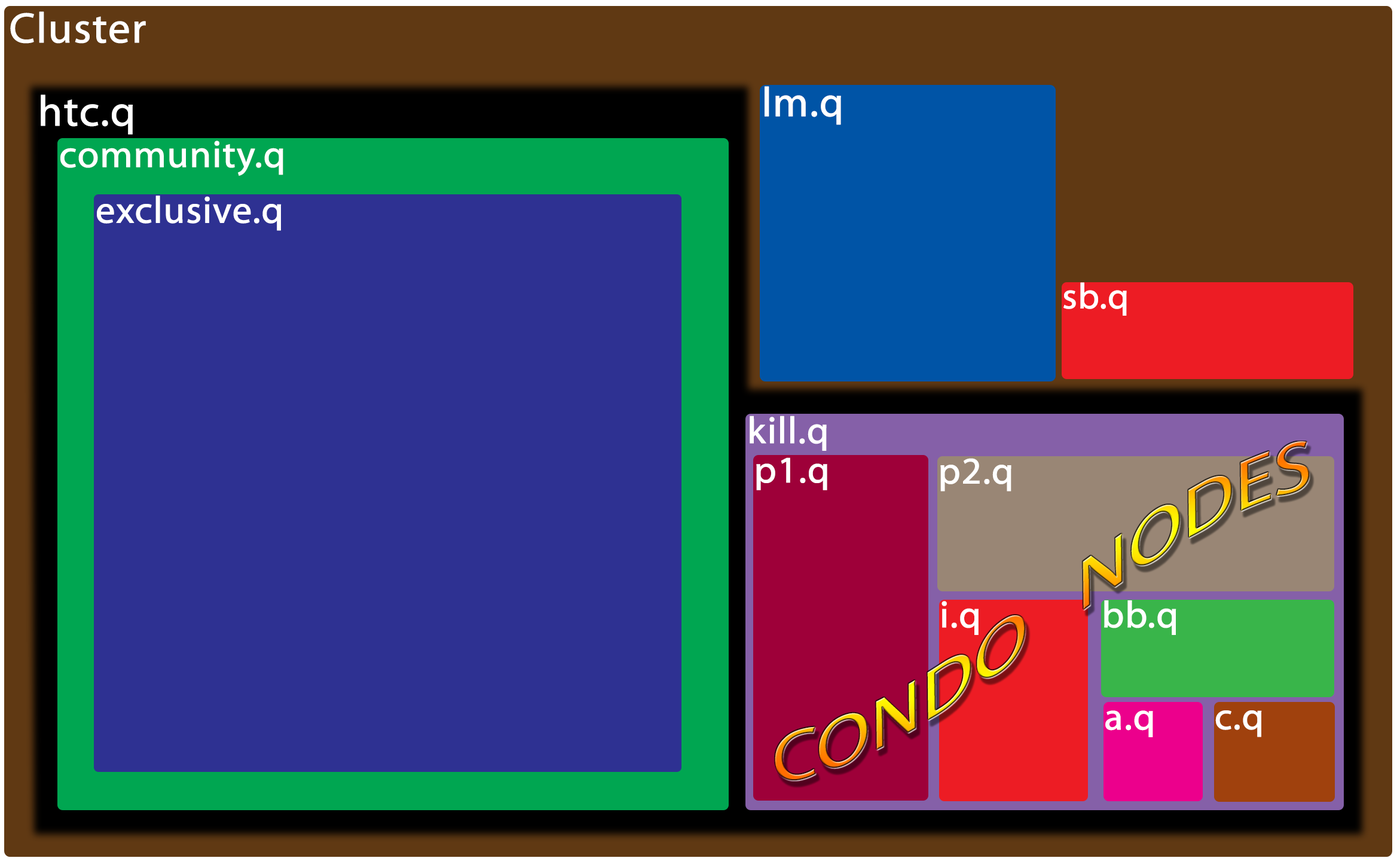
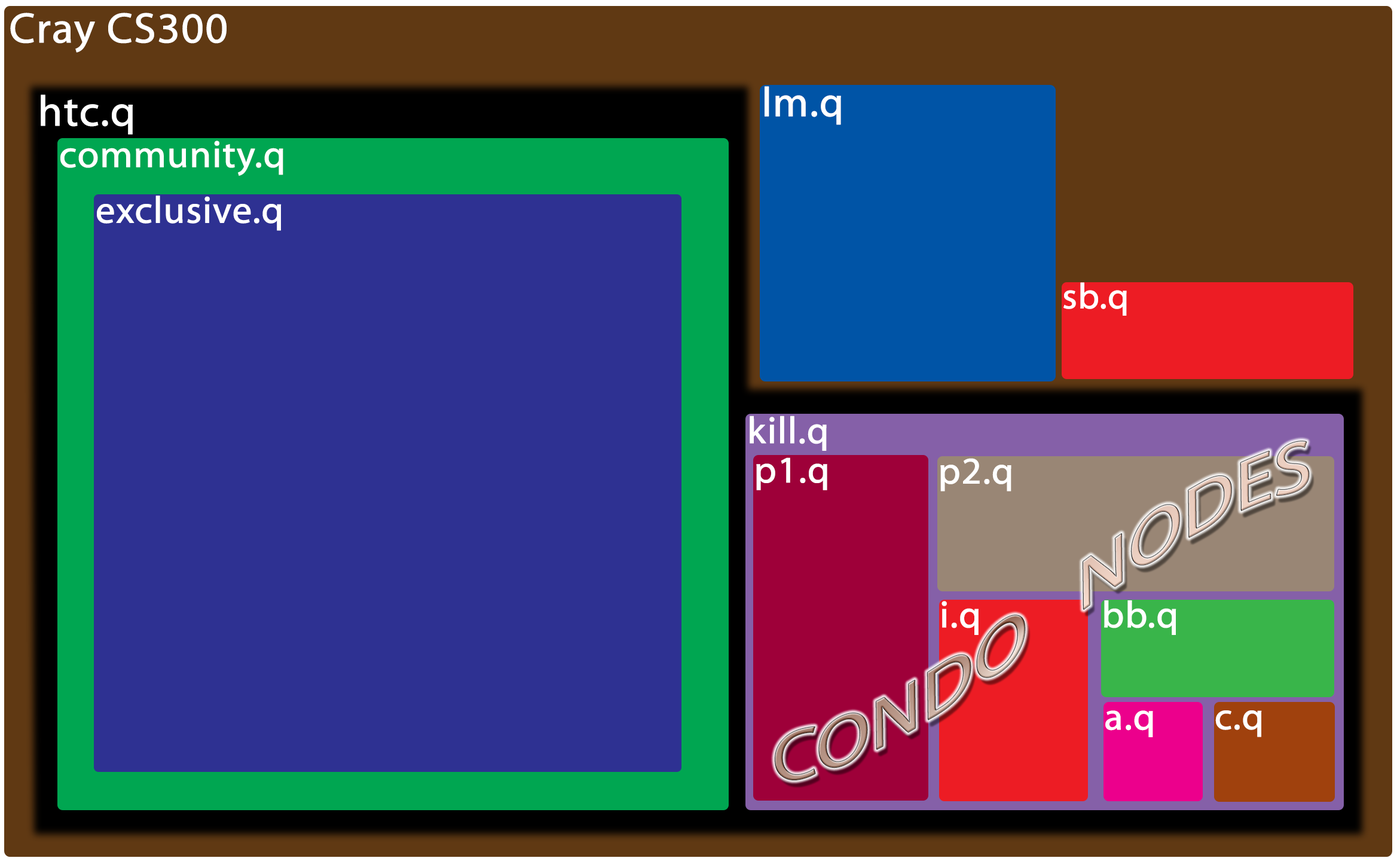
Comparing the layer stacks of the two (1397, 861) images. Changes:
painted on "Rounded Rectangle 5" over [770, 667, 928, 786]
renamed "Cluster" to "Cray CS300", painted on it over [38, 11, 227, 53]
